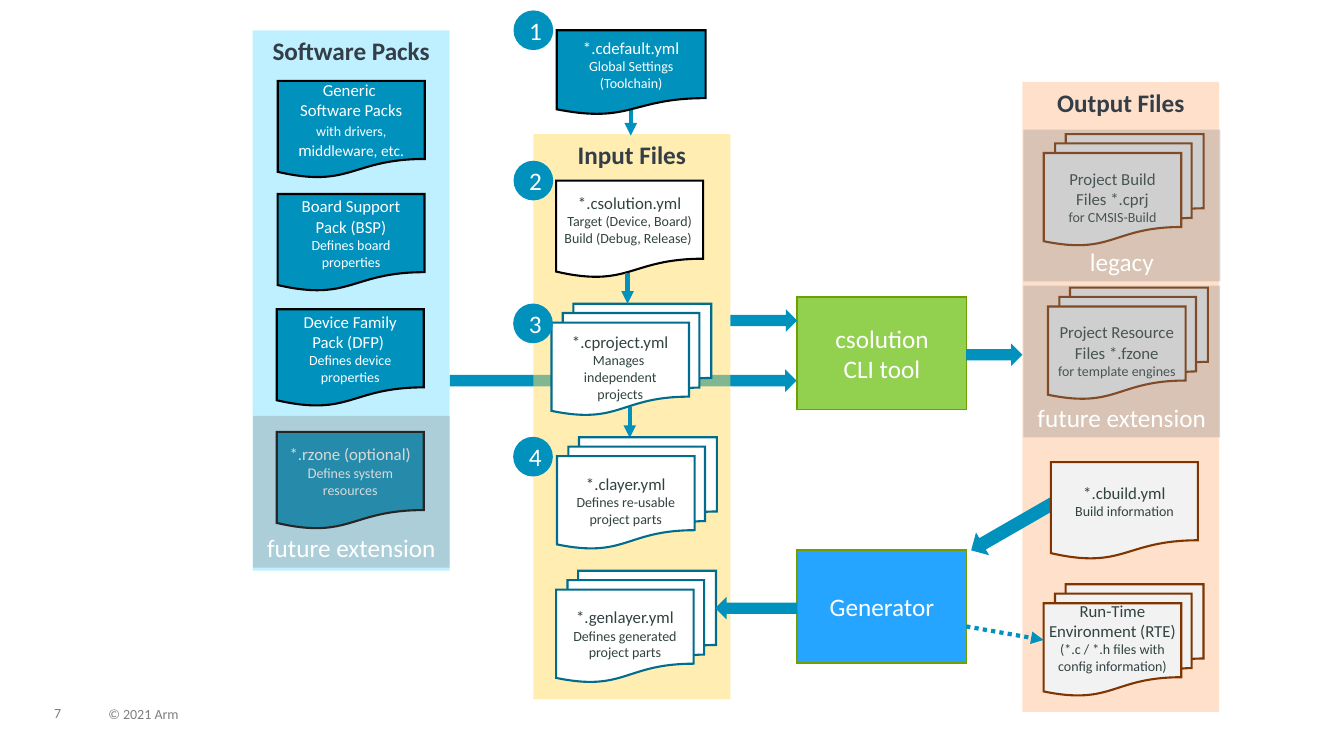
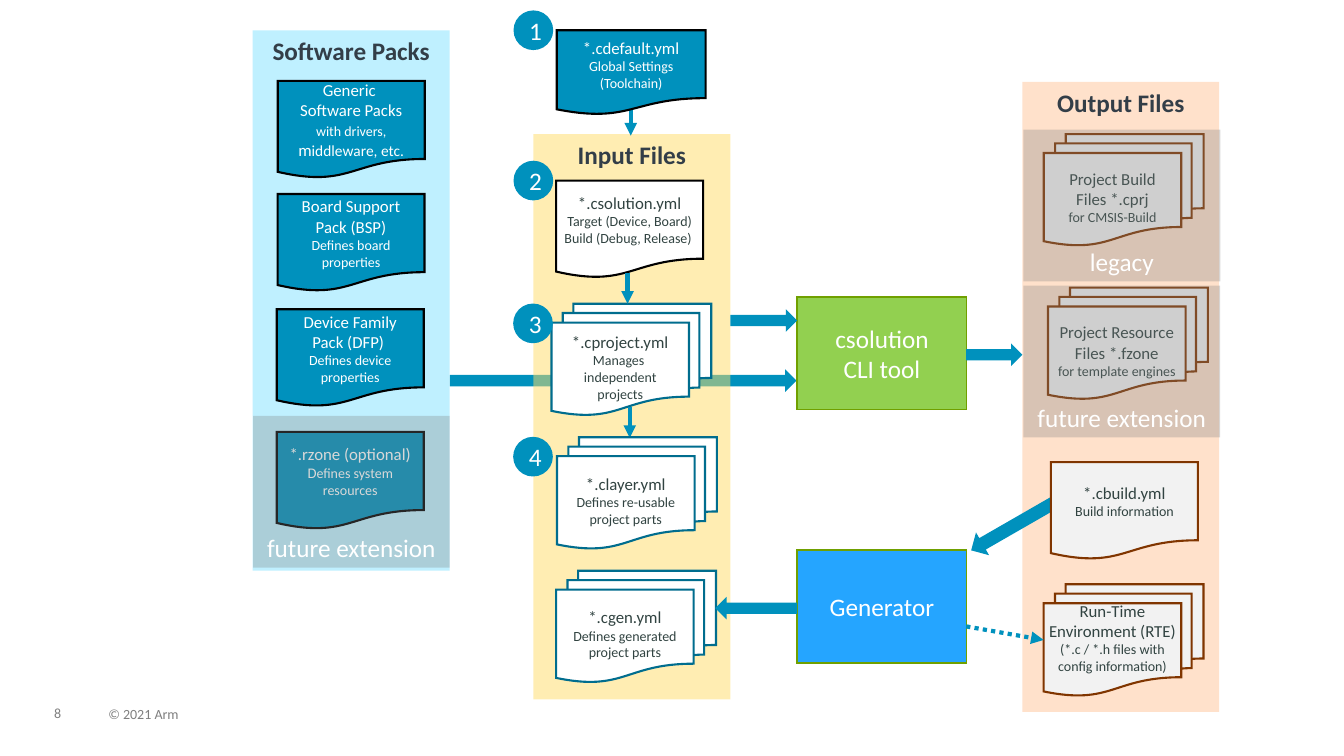
Before and after one commit to Open-CMSIS-Pack/cmsis-toolbox, a slide deck: slide 8 of docs/images/overview.pptx (slide 7 before the commit). Drawn at 1344x756 pixels with LibreOffice and Linux fonts; fonts in the diff are those of the drawing. Boxes give left, top, right and bottom in pixels: in the first picture for what was removed or moved away, otherwise in the second. Text is boxed around its words. In the diff, an @@ line names an element or a change of style, - is before the commit and + after.

```diff
--- a/docs/images/overview.pptx
+++ b/docs/images/overview.pptx
@@ text in flow chart multidocument at (x1=573, y1=611, x2=677, y2=660): text changed @@
-*.genlayer.yml
-Defines generated
-project parts
+*.cgen.yml
+Defines generated
+project parts
@@ page number at (x1=54, y1=708, x2=61, y2=718): text changed @@
-7
+8
```
Also in this commit, not shown: 3 other slides changed, 2 slides added, 1 slide removed, 7 other files.
